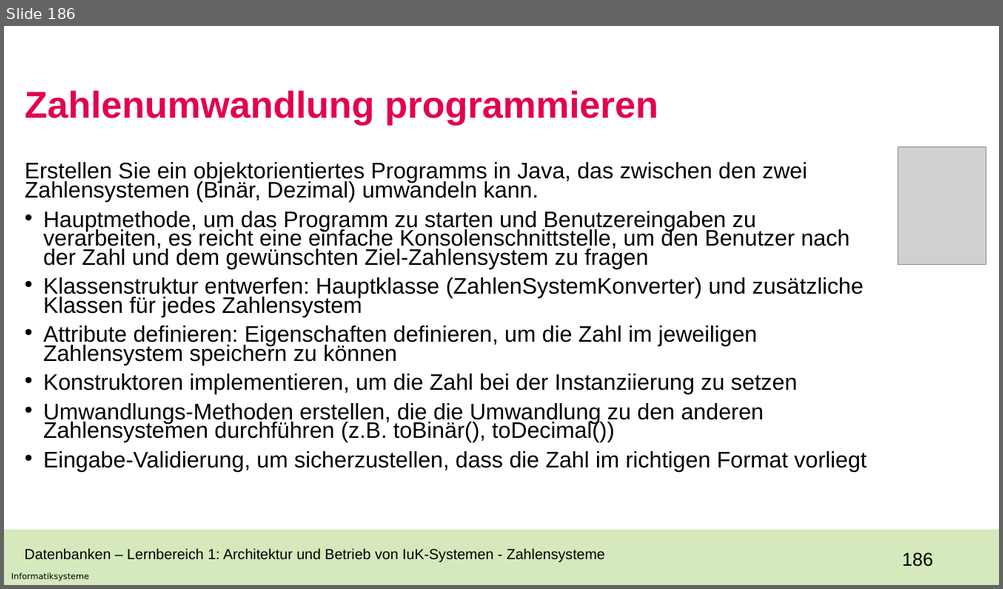
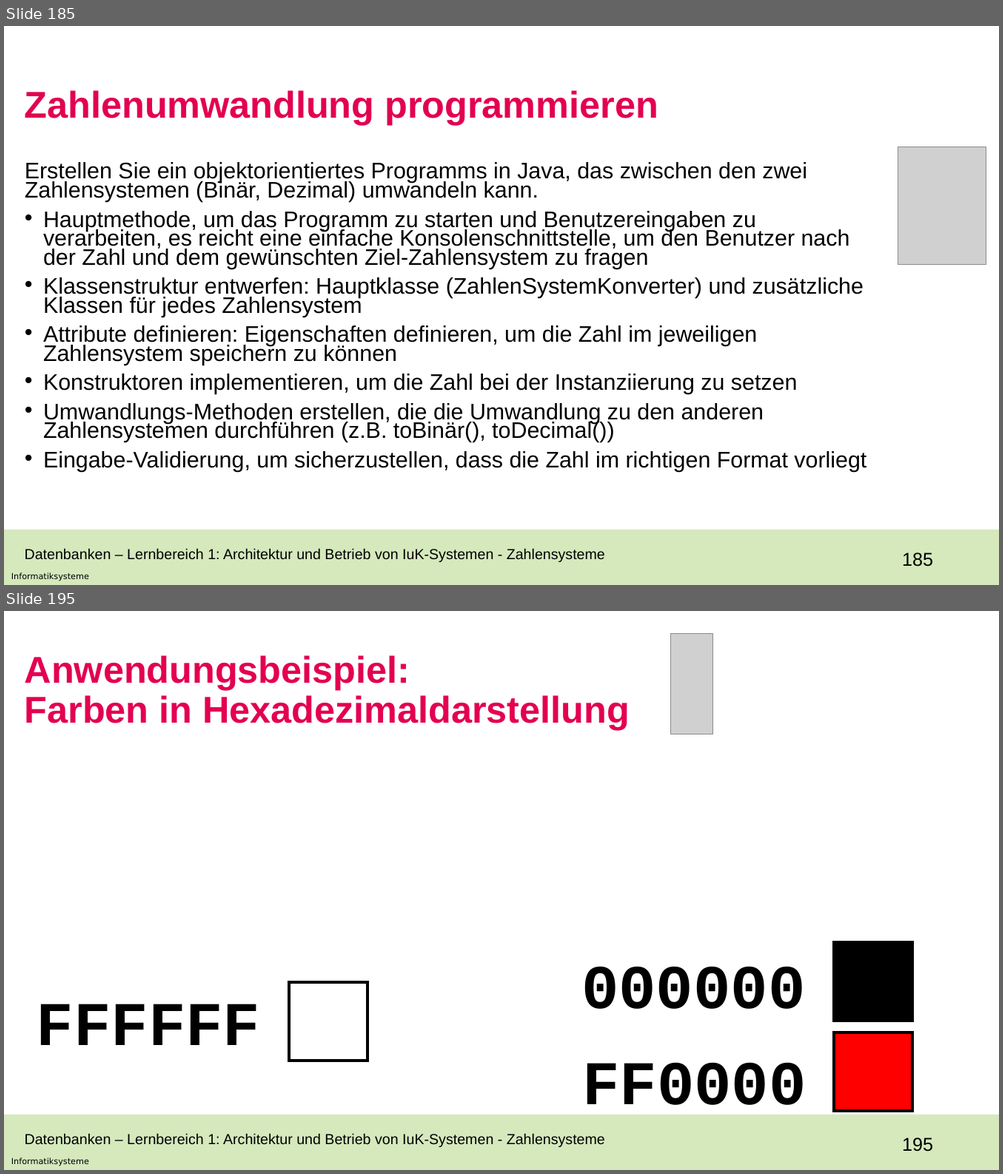
Before and after one commit to Laura-1206/Unterricht, a slide deck: BGY12_23fx.pptx. Shown one above the other, each under a label of ours: slide 186 before the commit, slides 185 and 195 after it; the slides between them are not shown. The pictures are 1003x589 and 1003x1174 pixels, drawn with LibreOffice and Linux fonts; fonts in the diff are those of the drawing; grey boxes stand for pictures; background and template pictures are left out. Boxes give left, top, right and bottom in pixels: in the first picture for what was removed or moved away, otherwise in the second. Text is boxed around its words. In the diff, an @@ line names an element or a change of style, - is before the commit and + after.

```diff
--- a/BGY12_23fx.pptx
+++ b/BGY12_23fx.pptx
@@ slide 195 added at (4,611,999,1170), background #FFFFFF; not listed: 3 template elements that a slide beside it also shows @@
@@ picture added at (670,633,713,734) @@
@@ title added at (25,655,629,730), 36 pt, text #E30051, bold @@
+Anwendungsbeispiel:
+Farben in Hexadezimaldarstellung
@@ rectangle added at (834,943,912,1022), fill #000000, outline #000000 3 pt @@
@@ rectangle added at (289,982,367,1061), fill #FFFFFF, outline #000000 3 pt @@
@@ text added at (581,966,805,1009), 60 pt, text #000000, bold @@
+000000
@@ text added at (37,1004,260,1045), 60 pt, text #000000, bold @@
+FFFFFF
@@ rectangle added at (834,1034,912,1112), fill #FF0000, outline #000000 3 pt @@
@@ text added at (582,1062,805,1122), 60 pt, text #000000, bold @@
+FF0000
@@ text added at (25,1133,605,1147), 14 pt, text #000000 @@
+Datenbanken – Lernbereich 1: Architektur und Betrieb von IuK-Systemen - Zahlensysteme
@@ what was slide 186 is now slide 185 @@
@@ page number at (902,553,933,567): text changed @@
-186
+185
```
Also in this commit, not shown: 1 slide changed, 66 other slides added, 1 slide removed.
